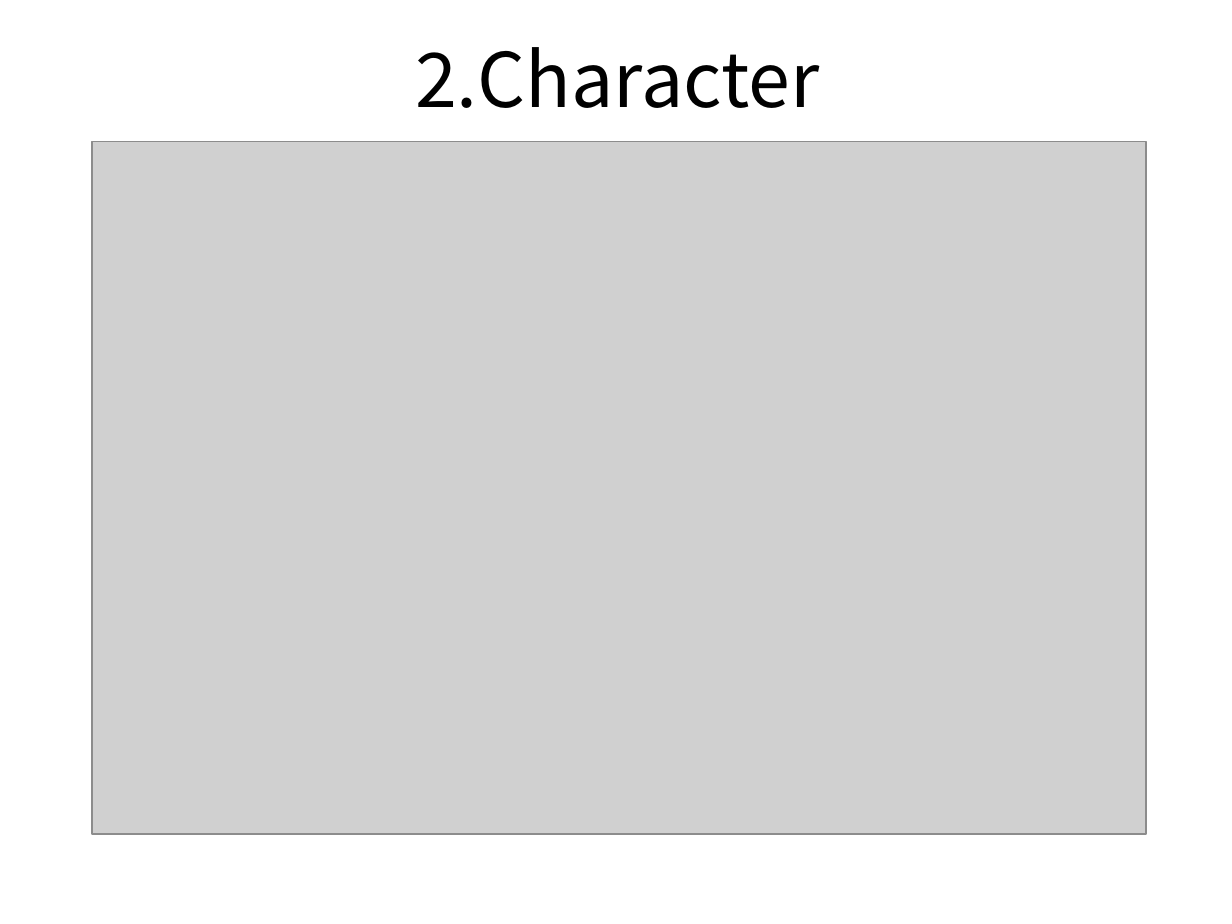
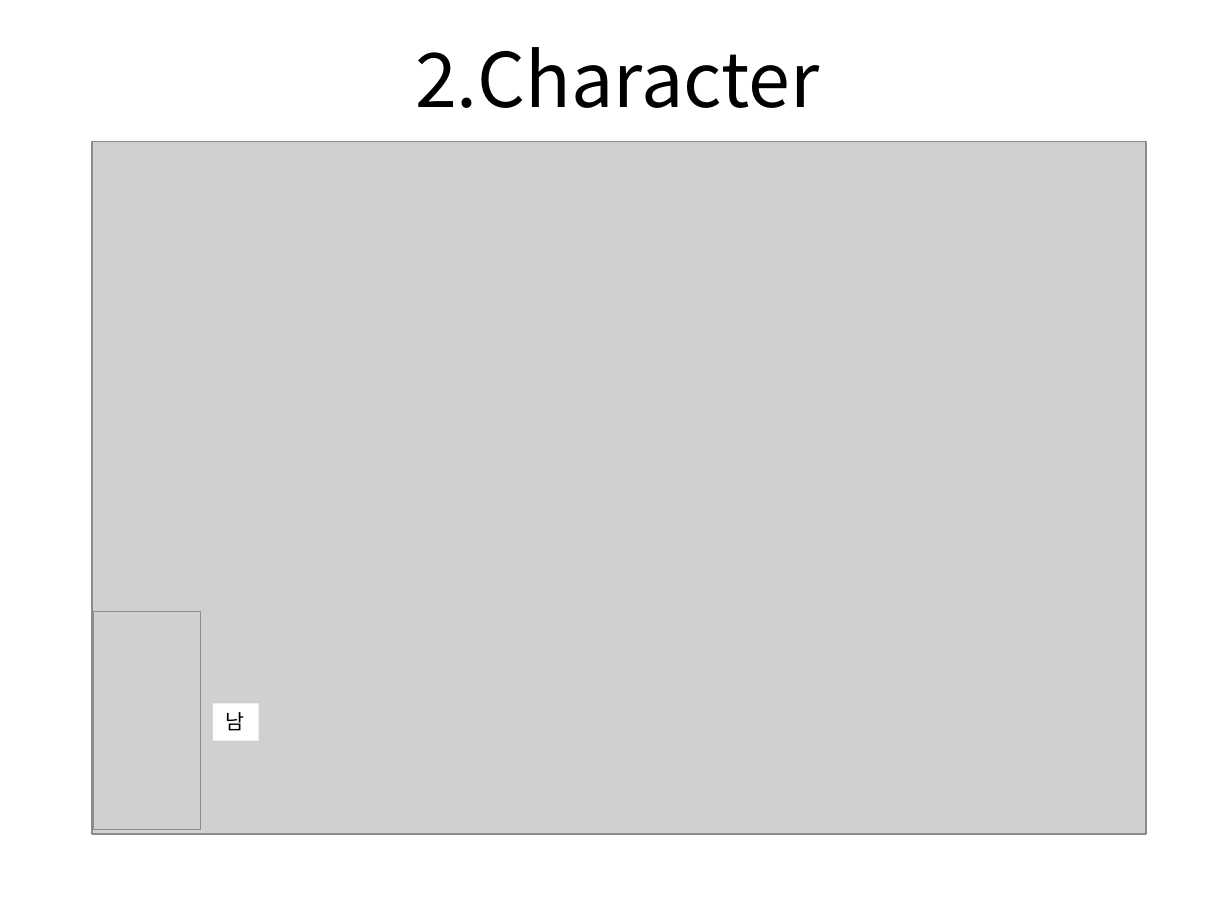
Before and after one commit to TomLeeLive/enpgame, a slide deck: slide 3 of doc/_meeting_doc/N2_Resource_List_20161028.pptx. Drawn at 1232x924 pixels with LibreOffice and Linux fonts; fonts in the diff are those of the drawing; grey boxes stand for pictures. Boxes give left, top, right and bottom in pixels: in the first picture for what was removed or moved away, otherwise in the second. Text is boxed around its words. In the diff, an @@ line names an element or a change of style, - is before the commit and + after.

```diff
--- a/doc/_meeting_doc/N2_Resource_List_20161028.pptx
+++ b/doc/_meeting_doc/N2_Resource_List_20161028.pptx
@@ picture added at (94, 611, 201, 829) @@
@@ rectangle added at (213, 703, 259, 740), fill #FFFFFF, 12 pt, text #000000 @@
+남
```
Also in this commit, not shown: 1 other slide changed, 7 slides added, 2 other files.
